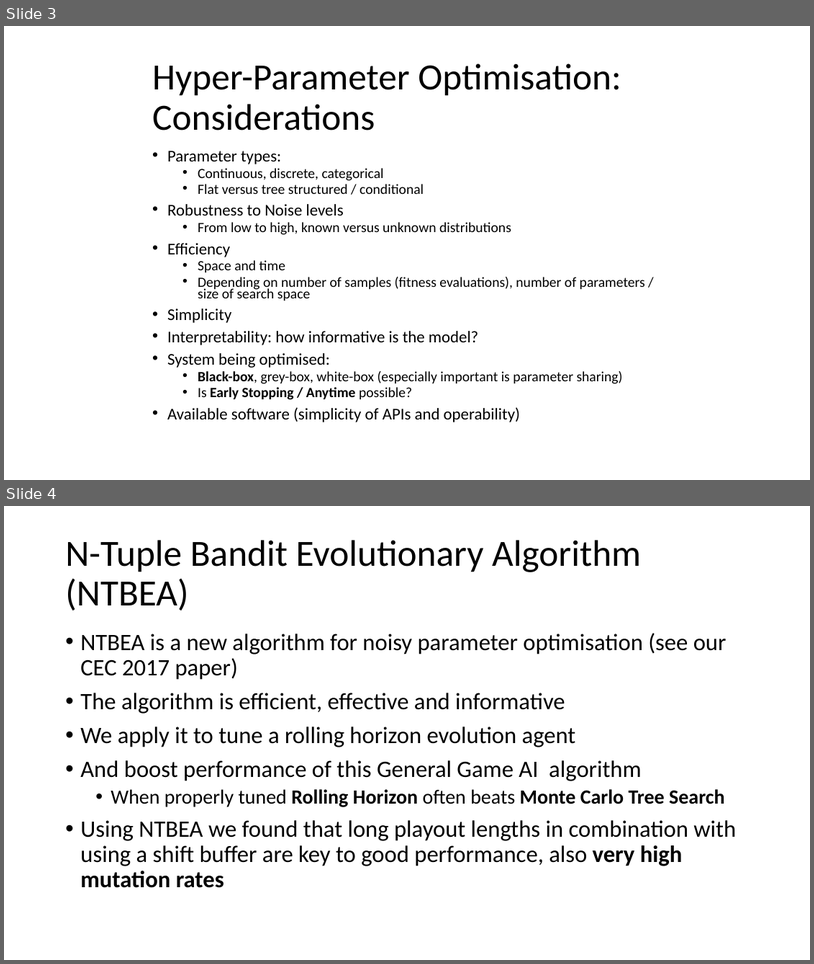
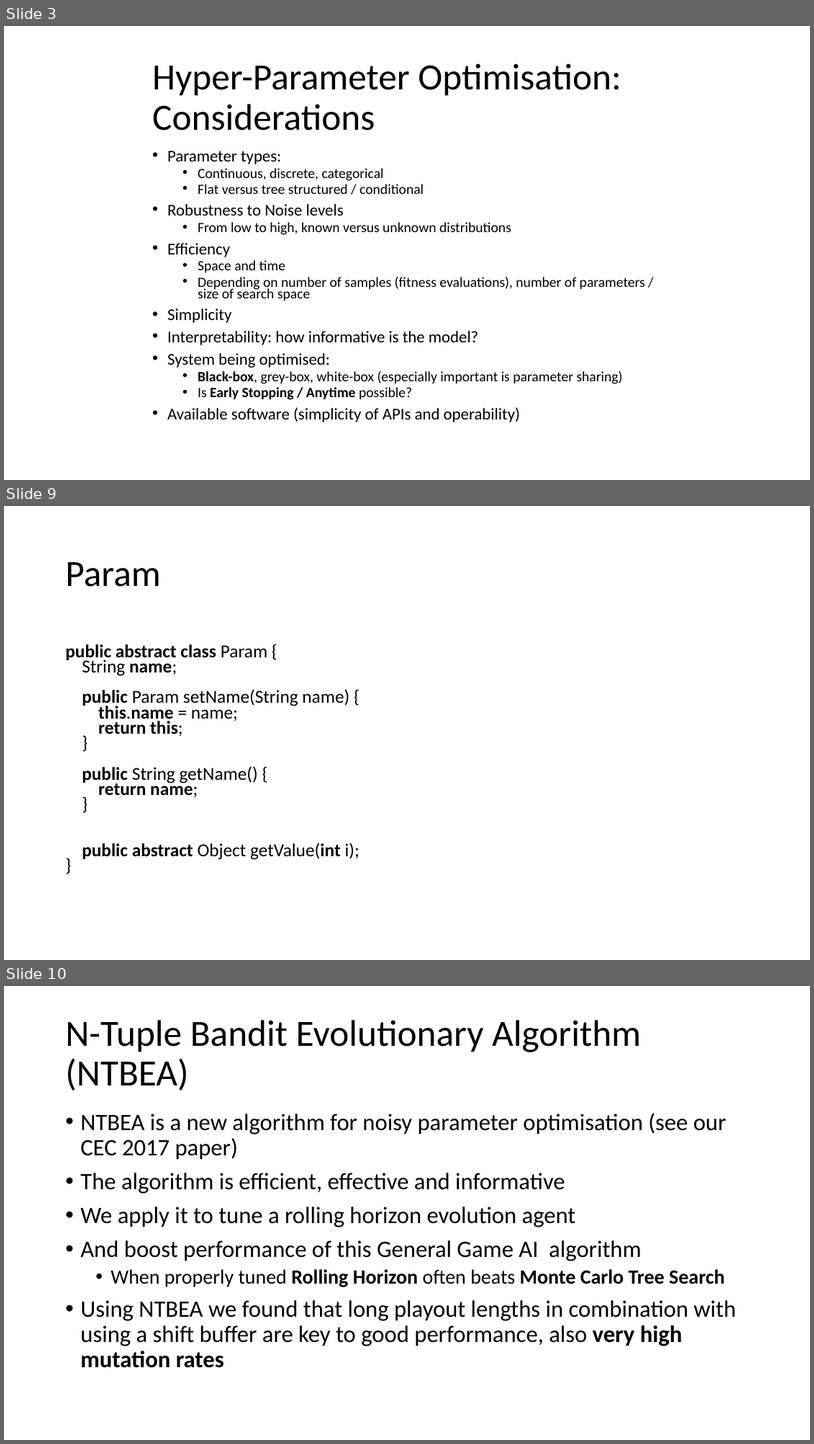
Before and after one commit to GAIGResearch/AIGD2, a slide deck: lectures/NTBEA 2019.pptx. Shown one above the other, each under a label of ours: slides 3 and 4 before the commit, slides 3, 9 and 10 after it; the slides between them are not shown. The pictures are 814x964 and 814x1444 pixels, drawn with LibreOffice and Linux fonts; fonts in the diff are those of the drawing. Boxes give left, top, right and bottom in pixels: in the first picture for what was removed or moved away, otherwise in the second. Text is boxed around its words. In the diff, an @@ line names an element or a change of style, - is before the commit and + after.

```diff
--- a/lectures/NTBEA 2019.pptx
+++ b/lectures/NTBEA 2019.pptx
@@ slide 9 added at (4, 506, 810, 960), background #FFFFFF @@
@@ title added at (65, 562, 160, 587), 44 pt, text #000000 @@
+Param
@@ text added at (65, 644, 360, 860), 21.7 pt, text #000000 @@
+public abstract class Param {
+String name;
+public Param setName(String name) {
+this.name = name;
+return this;
+}
+public String getName() {
+return name;
+}
+public abstract Object getValue(int i);
+}
@@ what was slide 4 is now slide 10 @@
```
Also in this commit, not shown: 5 other slides added, 3 other files.
